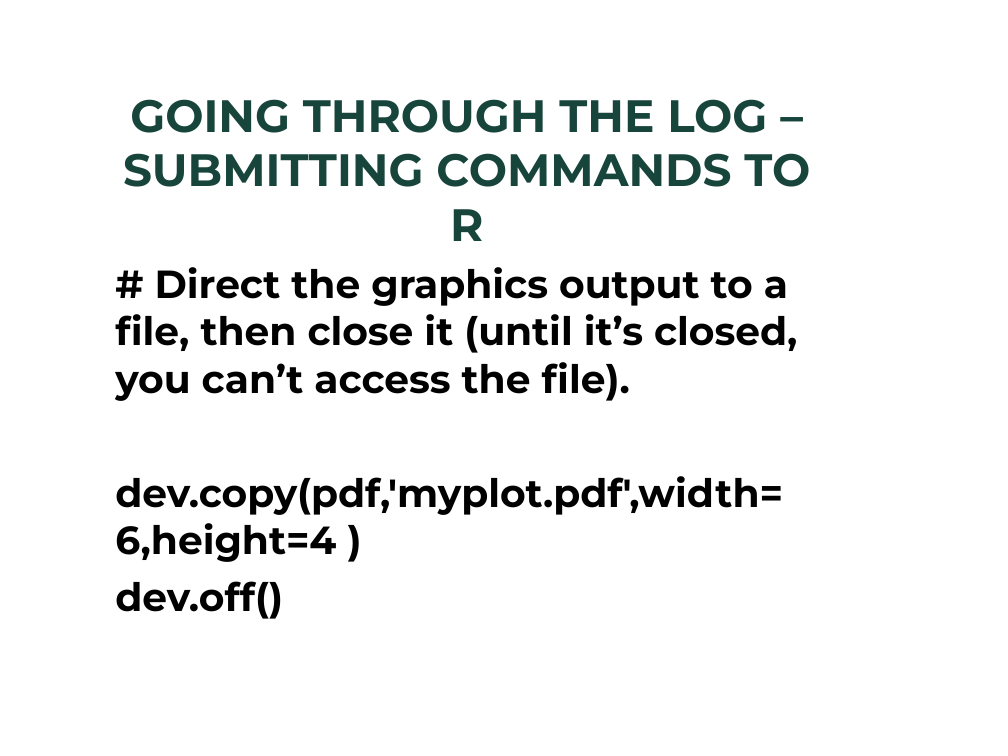
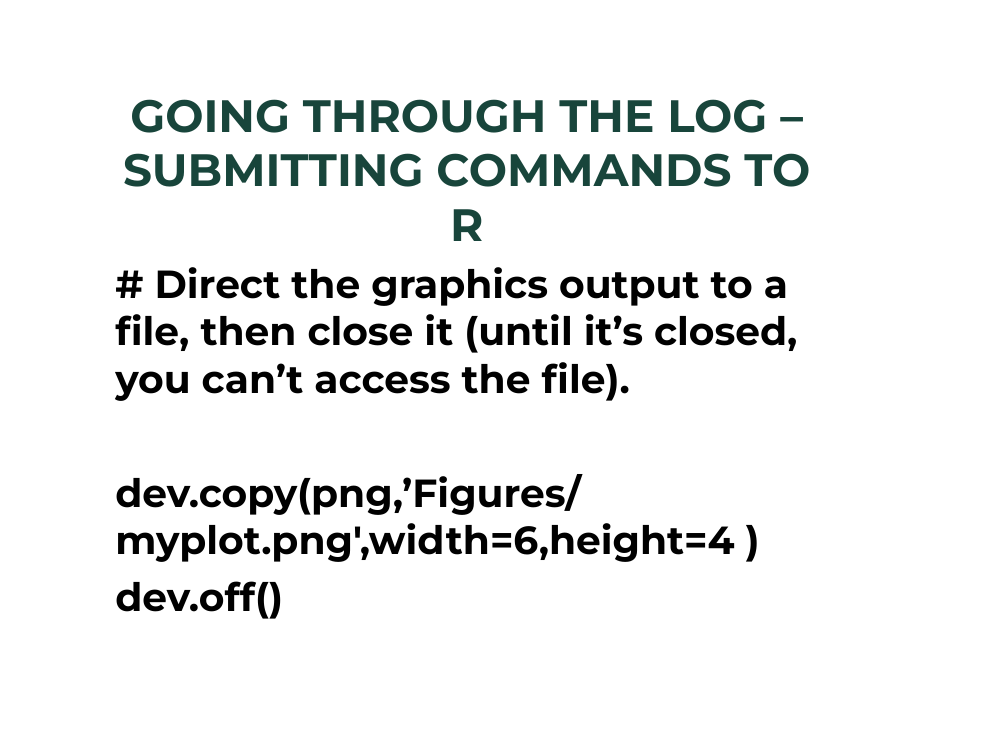
Before and after one commit to BarryDeCicco/SASandRandSAS, a slide deck: slide 21 of Presentations/SAS and R and SAS (MiSUG, 2021_08_25, CSTAT Layout).pptx. Drawn at 1008x756 pixels with LibreOffice and Linux fonts; fonts in the diff are those of the drawing; background and template pictures are left out. Boxes give left, top, right and bottom in pixels: in the first picture for what was removed or moved away, otherwise in the second. Text is boxed around its words. In the diff, an @@ line names an element or a change of style, - is before the commit and + after.

```diff
--- a/Presentations/SAS and R and SAS (MiSUG, 2021_08_25, CSTAT Layout).pptx
+++ b/Presentations/SAS and R and SAS (MiSUG, 2021_08_25, CSTAT Layout).pptx
@@ text at (x1=115, y1=474, x2=734, y2=562): text changed @@
-dev.copy(pdf,'myplot.pdf',width=6,height=4 )
+dev.copy(png,’Figures/myplot.png',width=6,height=4 )
```
Also in this commit, not shown: 7 other slides changed, 1 slide added, 1 slide removed, 1 other file.
